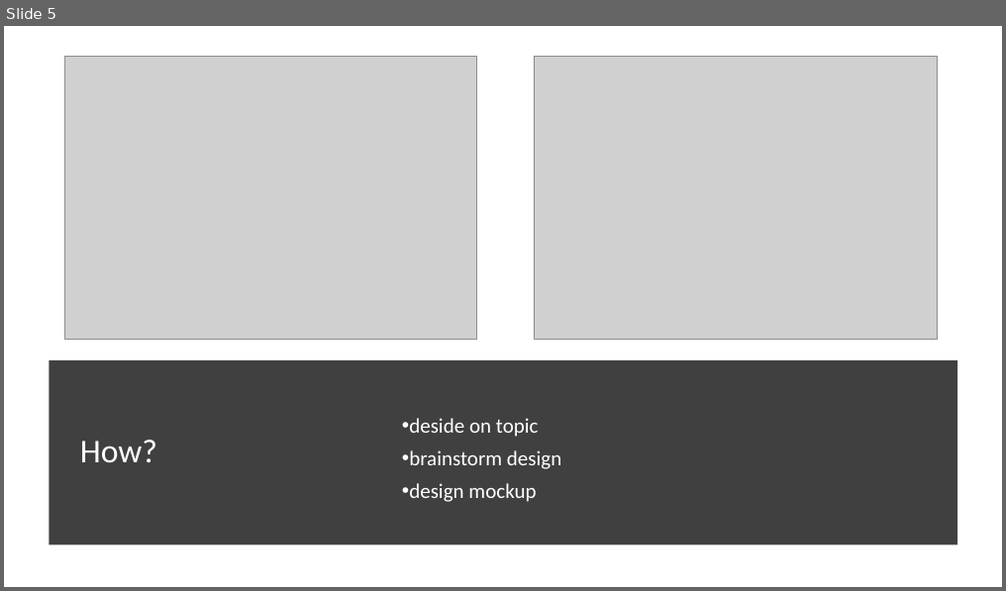
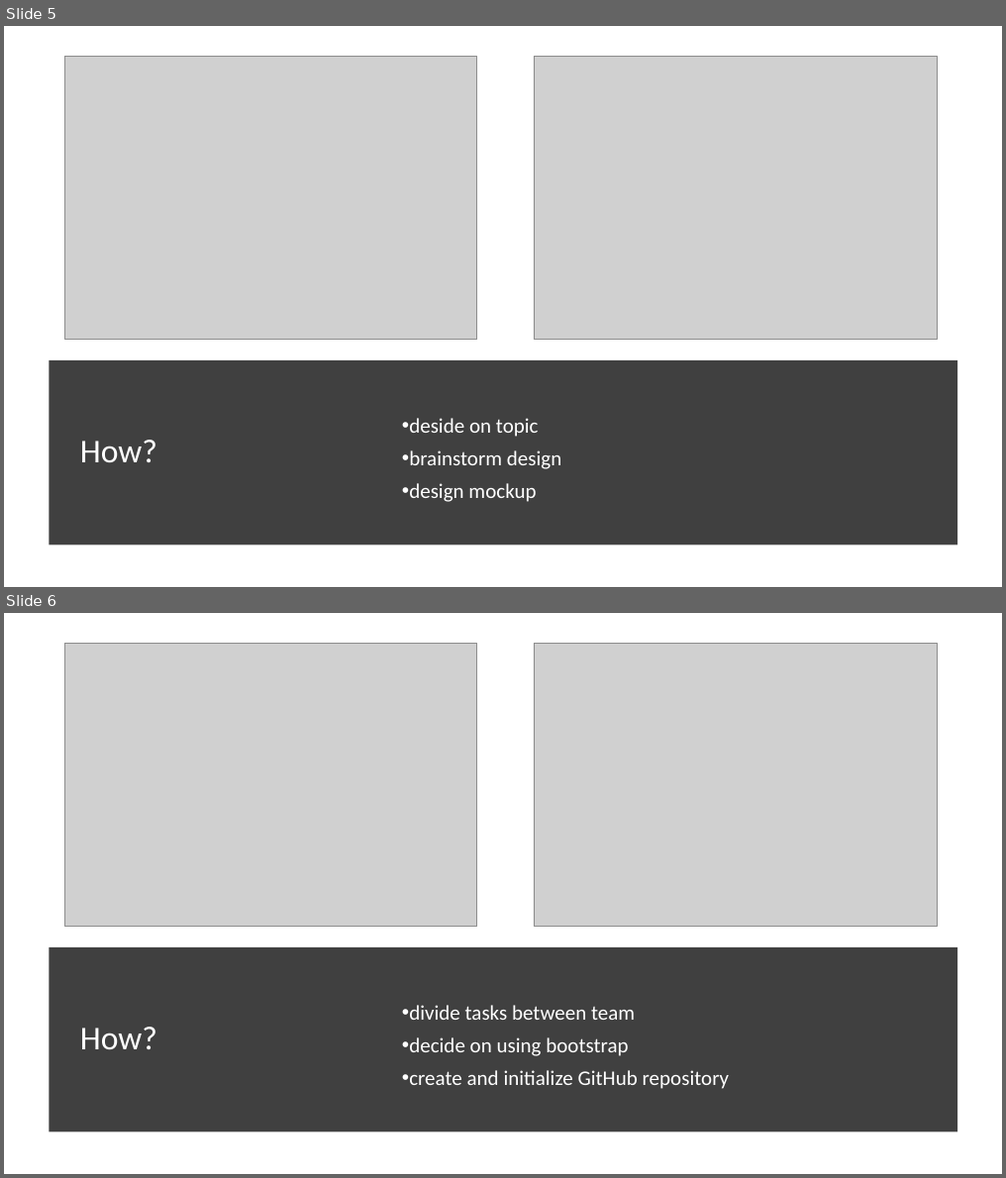
Before and after one commit to miaypc/Natsuko, a slide deck: natsuko_presentation.pptx. Shown one above the other, each under a label of ours: slide 5 before the commit, slides 5 and 6 after it. The pictures are 1006x591 and 1006x1178 pixels, drawn with LibreOffice and Linux fonts; fonts in the diff are those of the drawing; grey boxes stand for pictures. Boxes give left, top, right and bottom in pixels: in the first picture for what was removed or moved away, otherwise in the second. Text is boxed around its words. In the diff, an @@ line names an element or a change of style, - is before the commit and + after.

Commit message:
Edit presentation

```diff
--- a/natsuko_presentation.pptx
+++ b/natsuko_presentation.pptx
@@ slide 6 added at box(4, 613, 1002, 1174), background #FFFFFF @@
@@ picture added at box(64, 643, 476, 927) @@
@@ picture added at box(534, 643, 937, 927) @@
@@ rectangle added at box(49, 948, 957, 1133), fill #404040 @@
@@ text added at box(80, 1027, 157, 1050), 32 pt, text #FFFFFF @@
+How?
@@ text added at box(409, 1005, 730, 1089), 20 pt, text #FFFFFF @@
+• divide tasks between team
+• decide on using bootstrap
+• create and initialize GitHub repository
```
Also in this commit, not shown: 1 other slide added.
